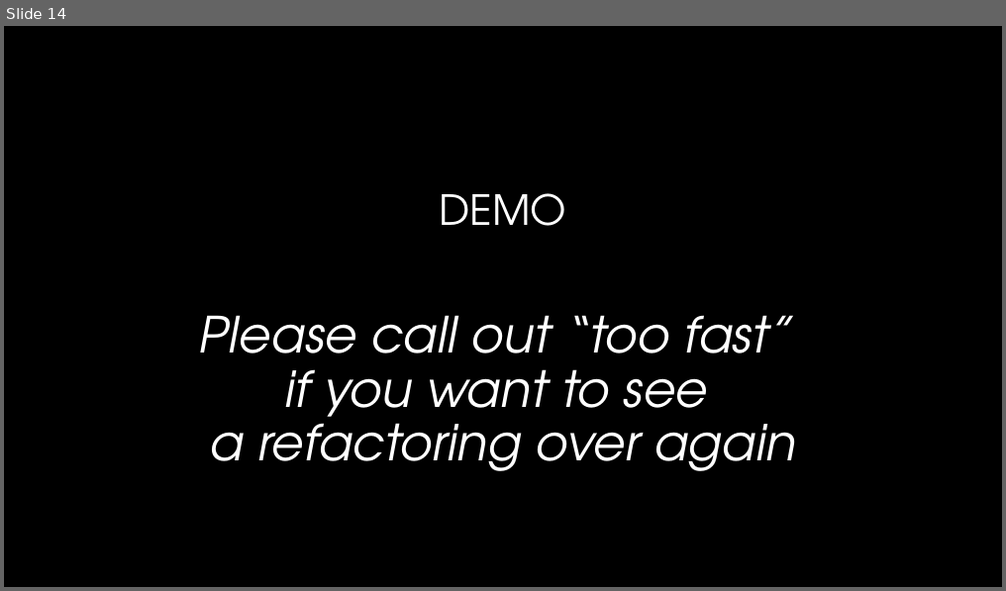
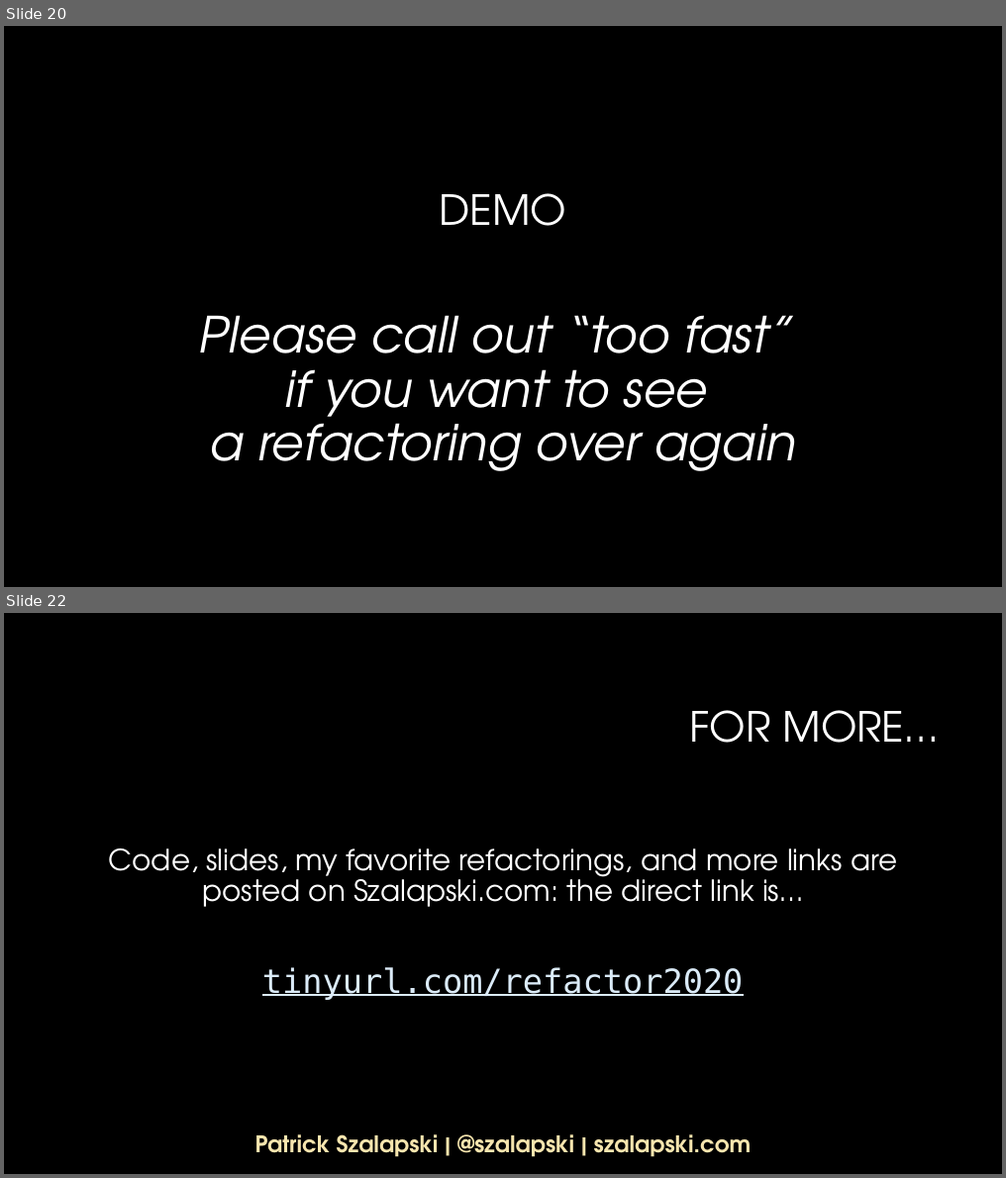
Before and after one commit to szalapski/AsyncAwaitPain, a slide deck: psz/PracticalRefactoring.pptx. Shown one above the other, each under a label of ours: slide 14 before the commit, slides 20 and 22 after it; the slides between them are not shown. The pictures are 1006x591 and 1006x1178 pixels, drawn with LibreOffice and Linux fonts; fonts in the diff are those of the drawing; background and template pictures are left out. Boxes give left, top, right and bottom in pixels: in the first picture for what was removed or moved away, otherwise in the second. Text is boxed around its words. In the diff, an @@ line names an element or a change of style, - is before the commit and + after.

```diff
--- a/psz/PracticalRefactoring.pptx
+++ b/psz/PracticalRefactoring.pptx
@@ slide 22 added at [4,613,1002,1174], background #000000 @@
@@ title added at [690,710,938,743], 40 pt, text #FFFFFF @@
+FOR MORE…
@@ text added at [109,849,897,1000], 28 pt, text #FFFFFF @@
+Code, slides, my favorite refactorings, and more links are posted on Szalapski.com: the direct link is…
+tinyurl.com/refactor2020
@@ text added at [255,1135,751,1157], 22 pt, text #F6E5AE, bold @@
+Patrick Szalapski | @szalapski | szalapski.com
@@ what was slide 14 is now slide 20 @@
```
Also in this commit, not shown: 1 slide changed, 6 other slides added, 1 other file.
